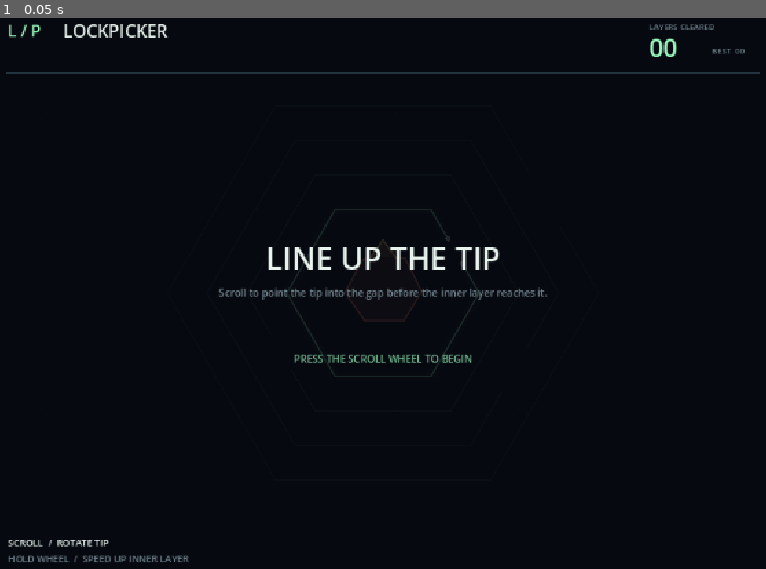
Above: before the commit, frame 1.
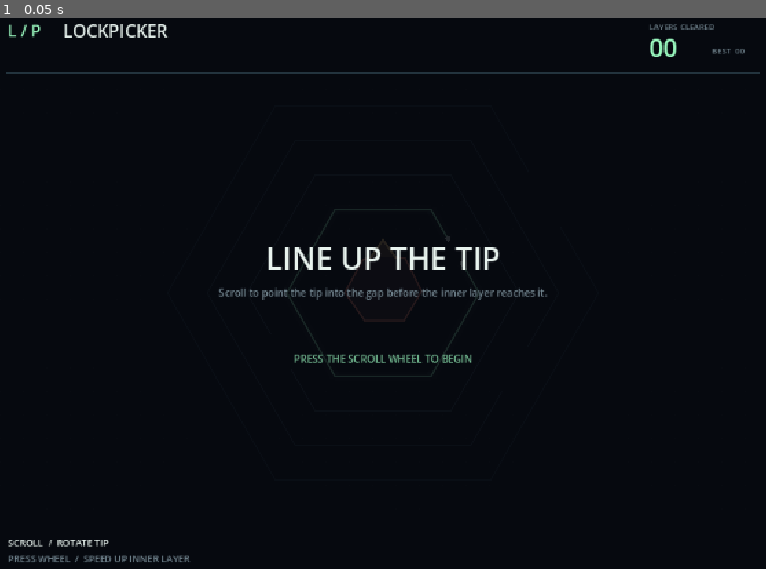
Above: after the commit, the same moment.

Repository: Nokianyte/Lockpicker
Game: Godot game, scene res://scenes/main.tscn
Two runs of this game, one before a commit and one after it. Both use one fixed random seed, a clock stepped at 60 frames per second and the inputs below.
Inputs:
- Up to frame 1 (0.05 s): no input

The runs differ from the first frame. In frame 1, 0.1% of the frame differs, in the area x 1-25%, y 97-99%.

Commit message:
Boost the current inner layer with one wheel click

Diff:
--- a/scripts/main.gd
+++ b/scripts/main.gd
@@ -39,7 +39,6 @@
 				game.press()
 				middle_down = true
 			elif not event.pressed:
-				game.release()
 				middle_down = false
 			get_viewport().set_input_as_handled()
 		elif event.pressed and event.button_index in [MOUSE_BUTTON_WHEEL_UP, MOUSE_BUTTON_WHEEL_DOWN]:
@@ -133,7 +132,7 @@
 	draw_rect(Rect2(0, footer_y - 28, size.x, 80), Color("06090f"))
 	draw_line(Vector2(32, footer_y - 28), Vector2(size.x - 32, footer_y - 28), Color("23343e"), 1)
 	text("SCROLL  /  ROTATE TIP", Vector2(34, footer_y), 13, INK)
-	text("HOLD WHEEL  /  SPEED UP INNER LAYER", Vector2(34, footer_y + 22), 13, GOLD if game.boosting else MUTED)
+	text("PRESS WHEEL  /  SPEED UP INNER LAYER", Vector2(34, footer_y + 22), 13, GOLD if game.boosting else MUTED)
 	if game.state == Model.State.PLAYING:
 		var room: float = active.radius - G.tip_contact_radius(game.tip_angle, active.angle)
 		var pressure := clampf(room / (T.INITIAL_RADIUS - T.TIP_LENGTH), 0.0, 1.0)
--- a/scripts/run_model.gd
+++ b/scripts/run_model.gd
@@ -49,9 +49,6 @@
 	else:
 		boosting = true
 
-func release() -> void:
-	boosting = false
-
 func rotate(direction: float) -> void:
 	if state != State.PLAYING or paused:
 		return
@@ -95,6 +92,7 @@
 		boosting = false
 		return
 	if hit >= 0.0:
+		boosting = false
 		cleared.append(walls.pop_front())
 		score += 1
 	# Refill from a fixed outer radius when there's enough space. Existing
--- a/tests/test_game.gd
+++ b/tests/test_game.gd
@@ -28,12 +28,15 @@
 	var outer_before: float = game.walls[1].radius
 	game.press()
 	game.step(0.1)
-	check(is_equal_approx(inner_before - game.walls[0].radius, game.speed() * T.BOOST_MULTIPLIER * 0.1), "hold accelerates the active ring")
+	check(is_equal_approx(inner_before - game.walls[0].radius, game.speed() * T.BOOST_MULTIPLIER * 0.1), "one press accelerates the active ring")
 	check(is_equal_approx(outer_before - game.walls[1].radius, game.speed() * 0.1), "outer ring keeps normal speed")
-	game.release()
+	game.step(1.3)
+	check(game.score == 1 and not game.boosting, "one press carries through contact and consumes the boost")
 	inner_before = game.walls[0].radius
 	game.step(0.1)
-	check(is_equal_approx(inner_before - game.walls[0].radius, game.speed() * 0.1), "release restores normal speed")
+	check(is_equal_approx(inner_before - game.walls[0].radius, game.speed() * 0.1), "the next ring starts at normal speed")
+	game.reset(7)
+	game.rotate(1)
 	game.press()
 	game.pause()
 	inner_before = game.walls[0].radius
@@ -66,13 +69,13 @@
 
 	for boosted in [false, true]:
 		game.reset(17)
-		if boosted:
-			game.press()
 		for layer in range(100):
 			var angle_delta: float = angle_difference(game.tip_angle, game.walls[0].angle)
 			var notches := roundi(angle_delta / T.WHEEL_STEP)
 			for i in range(absi(notches)):
 				game.rotate(signf(notches))
+			if boosted:
+				game.press()
 			for frame in range(1200):
 				game.step(1.0 / 30.0 if boosted else 1.0 / 120.0)
 				if game.score != layer or game.state == Model.State.OVER:
Not shown, changed: openspec/changes/add-lockpicker-browser-game/design.md
Not shown, changed: openspec/changes/add-lockpicker-browser-game/proposal.md
Not shown, changed: openspec/changes/add-lockpicker-browser-game/specs/arcade-gameplay/spec.md
Not shown, changed: openspec/changes/add-lockpicker-browser-game/specs/browser-delivery/spec.md
